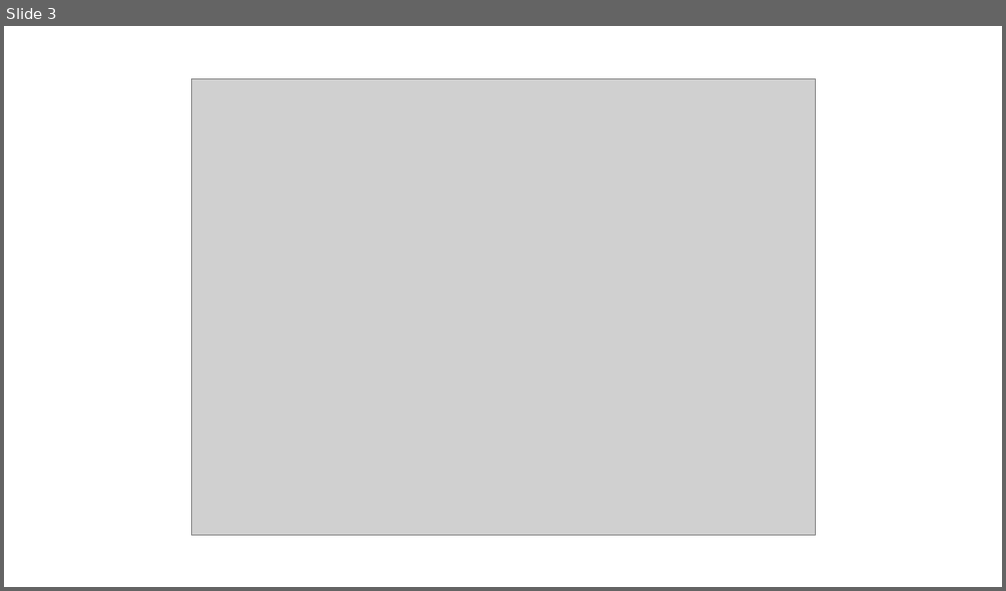
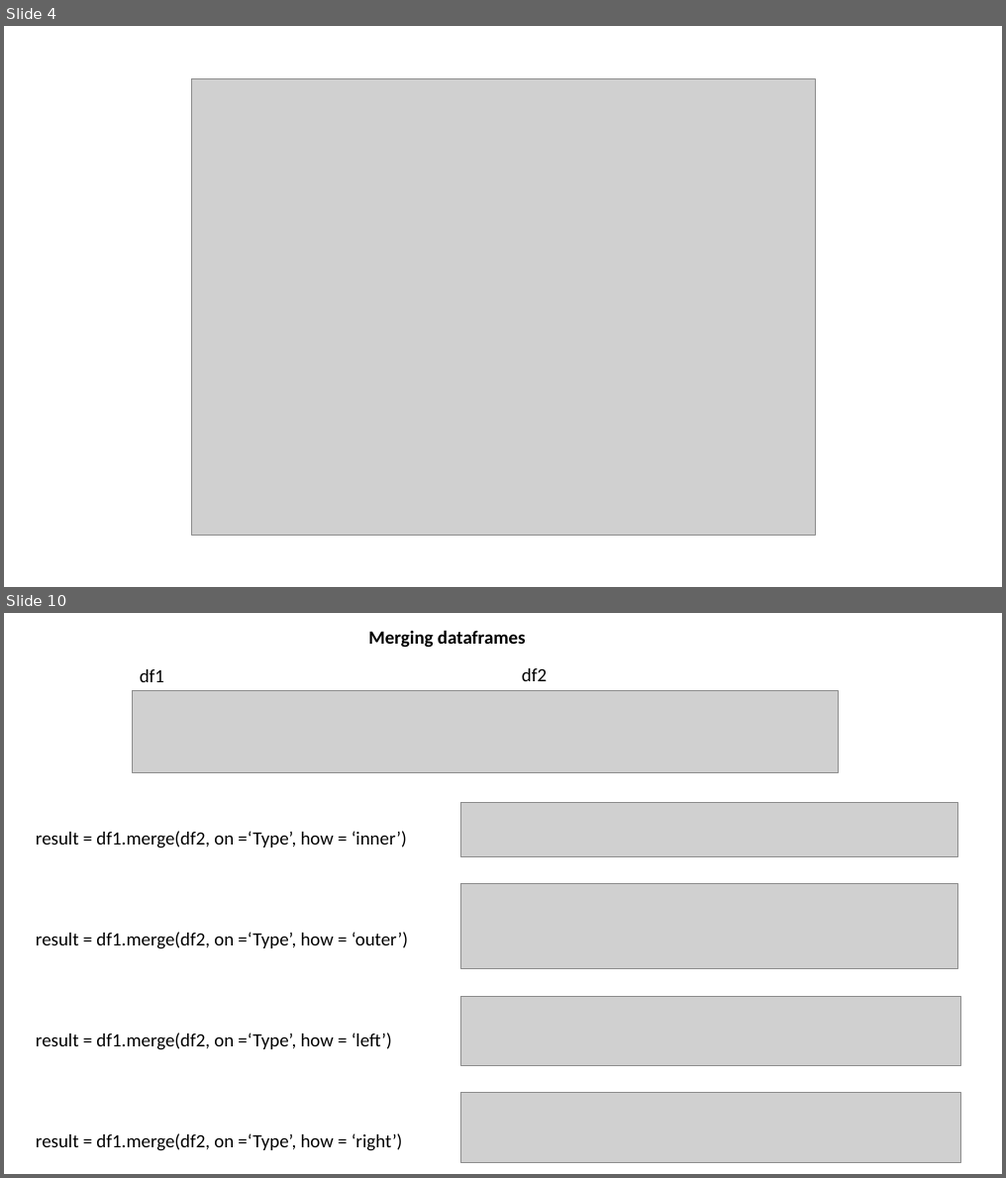
Before and after one commit to nicksavill/DEB_development, a slide deck: Week_5/Joining_merging.pptx. Shown one above the other, each under a label of ours: slide 3 before the commit, slides 4 and 10 after it; the slides between them are not shown. The pictures are 1006x591 and 1006x1178 pixels, drawn with LibreOffice and Linux fonts; fonts in the diff are those of the drawing; grey boxes stand for pictures. Boxes give left, top, right and bottom in pixels: in the first picture for what was removed or moved away, otherwise in the second. Text is boxed around its words. In the diff, an @@ line names an element or a change of style, - is before the commit and + after.

```diff
--- a/Week_5/Joining_merging.pptx
+++ b/Week_5/Joining_merging.pptx
@@ slide 10 added at bbox=[4, 613, 1002, 1174], background #FFFFFF @@
@@ text added at bbox=[368, 630, 526, 648], 18 pt, text #000000, bold @@
+Merging dataframes
@@ text added at bbox=[140, 669, 164, 682], 18 pt, text #000000 @@
+df1
@@ text added at bbox=[522, 668, 547, 681], 18 pt, text #000000 @@
+df2
@@ picture added at bbox=[132, 690, 838, 772] @@
@@ picture added at bbox=[460, 803, 957, 858] @@
@@ text added at bbox=[36, 831, 407, 849], 18 pt, text #000000 @@
+result = df1.merge(df2, on =‘Type’, how = ‘inner’)
@@ picture added at bbox=[460, 884, 957, 969] @@
@@ text added at bbox=[36, 932, 408, 950], 18 pt, text #000000 @@
+result = df1.merge(df2, on =‘Type’, how = ‘outer’)
@@ picture added at bbox=[460, 996, 961, 1065] @@
@@ text added at bbox=[36, 1033, 392, 1051], 18 pt, text #000000 @@
+result = df1.merge(df2, on =‘Type’, how = ‘left’)
@@ picture added at bbox=[460, 1093, 961, 1162] @@
@@ text added at bbox=[36, 1134, 403, 1152], 18 pt, text #000000 @@
+result = df1.merge(df2, on =‘Type’, how = ‘right’)
@@ what was slide 3 is now slide 4 @@
```
Also in this commit, not shown: 4 slides changed, 9 other slides added, 1 slide removed, 18 other files.
